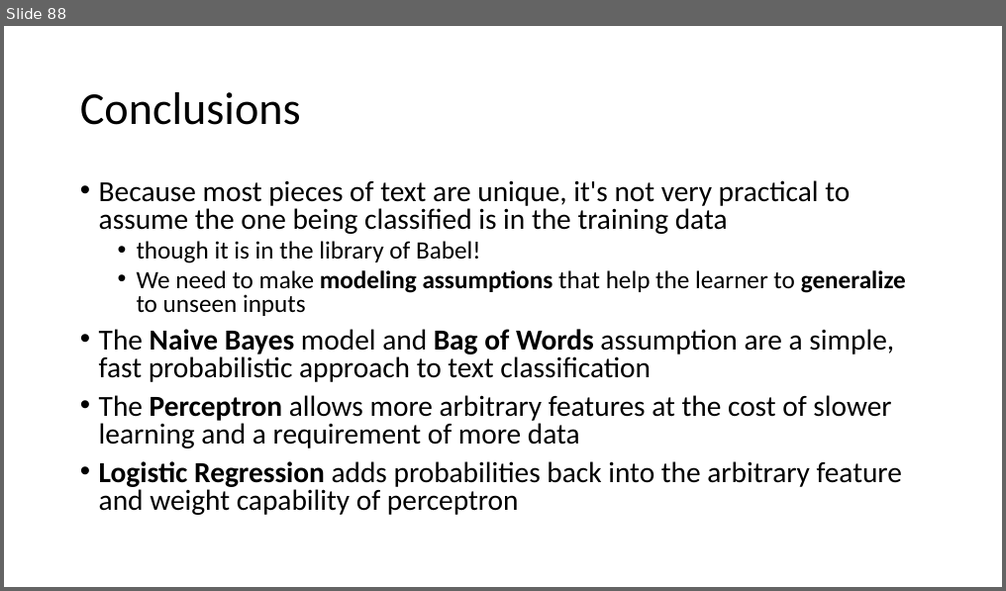
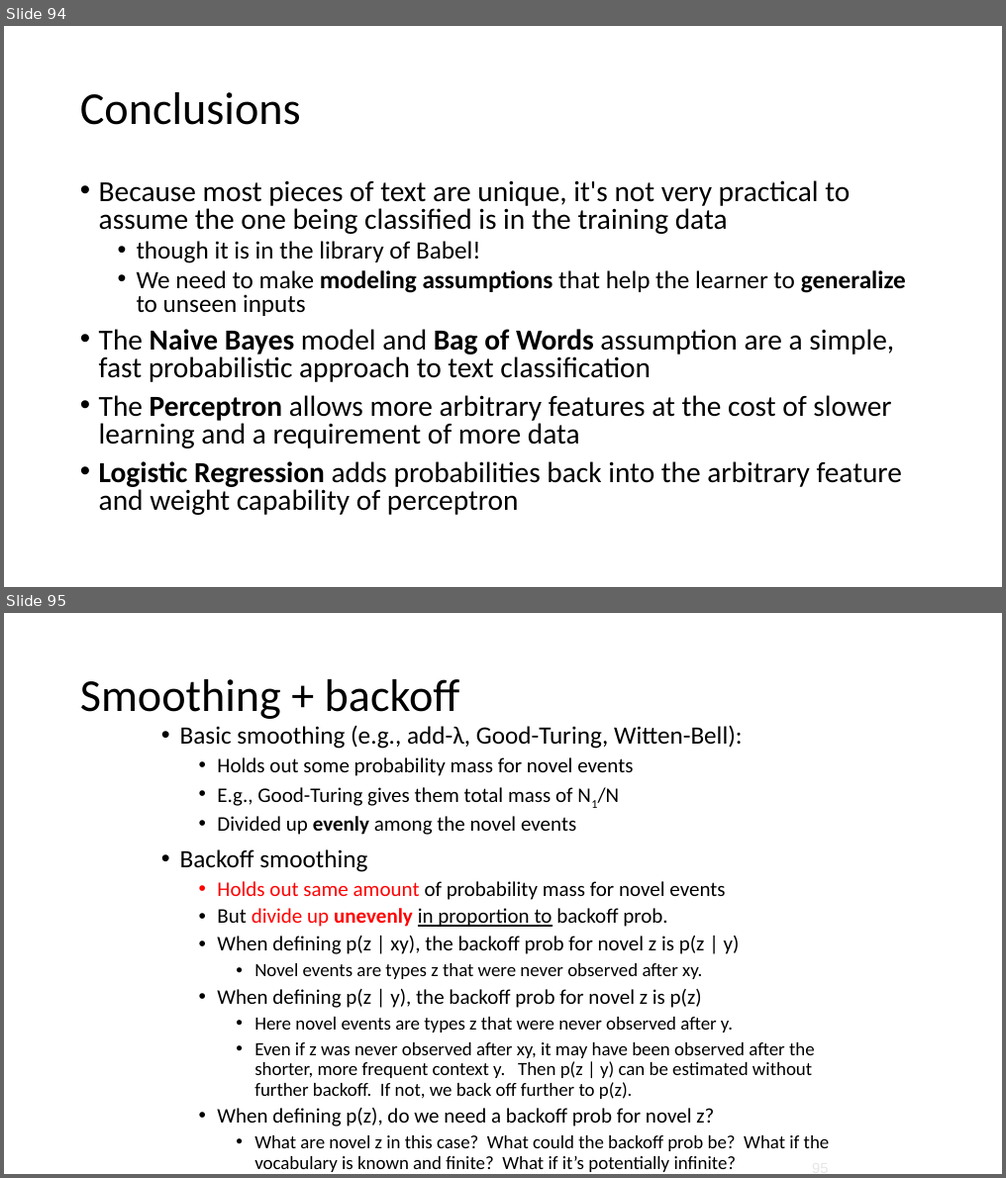
Before and after one commit to isi-nlp/csci_544_fa_18_slides, a slide deck: review_1003.pptx. Shown one above the other, each under a label of ours: slide 88 before the commit, slides 94 and 95 after it. The pictures are 1006x591 and 1006x1178 pixels, drawn with LibreOffice and Linux fonts; fonts in the diff are those of the drawing. Boxes give left, top, right and bottom in pixels: in the first picture for what was removed or moved away, otherwise in the second. Text is boxed around its words. In the diff, an @@ line names an element or a change of style, - is before the commit and + after.

```diff
--- a/review_1003.pptx
+++ b/review_1003.pptx
@@ slide 95 added at [4, 613, 1002, 1174], background #FFFFFF @@
@@ title added at [80, 679, 460, 719], 44 pt, text #000000 @@
+Smoothing + backoff
@@ text added at [180, 725, 830, 1172], 18 pt, text #000000 @@
+• Basic smoothing (e.g., add-λ, Good-Turing, Witten-Bell):
+  • Holds out some probability mass for novel events
+  • E.g., Good-Turing gives them total mass of N1/N
+  • Divided up evenly among the novel events
+• Backoff smoothing
+  • Holds out same amount of probability mass for novel events
+  • But divide up unevenly in proportion to backoff prob.
+  • When defining p(z | xy), the backoff prob for novel z is p(z | y)
+    • Novel events are types z that were never observed after xy.
+  • When defining p(z | y), the backoff prob for novel z is p(z)
+    • Here novel events are types z that were never observed after y.
+    • Even if z was never observed after xy, it may have been observed after the shorter, more frequent context y. Then p(z | y) can be estimated without further backoff. If not, we back off further to p(z).
+  • When defining p(z), do we need a backoff prob for novel z?
+    • What are novel z in this case? What could the backoff prob be? What if the vocabulary is known and finite? What if it’s potentially infinite?
@@ what was slide 88 is now slide 94 @@
```
Also in this commit, not shown: 1 slide changed, 48 other slides added.
